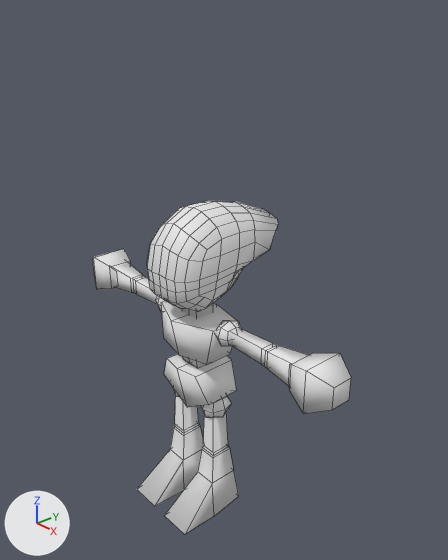
Before and after pictures for a commit that changed the Blender file Julio/BlenderModels/ROBOT.blend.
Both versions are drawn from a 50 mm camera at (4.39, -3.55, 3.54) aimed at (0.08, 0.28, 0.97). Lighting does not change. The marker at lower left points along +X, +Y and +Z. Mesh edges are drawn as thin lines.
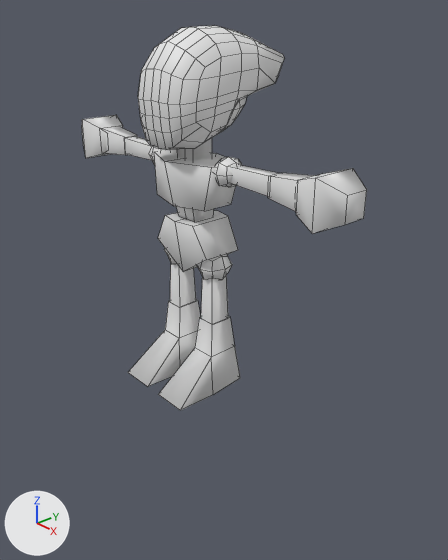
Pixel boxes (x1, y1, x2, y2) of what changed, in the pictures (448 x 560 px):
```json
{"object": "Leg", "change": "reshaped, moved, modifiers changed", "before": [137, 383, 239, 534], "after": [82, 26, 367, 410], "on screen": "178% wider, 153% taller"}
{"object": "Cube.001", "change": "deleted", "before": [147, 201, 278, 407]}
{"object": "Cube", "change": "deleted", "before": [93, 248, 351, 413]}
{"part": 1, "of": "me_cube_003", "change": "added", "after": [164, 249, 177, 264]}
{"part": 2, "of": "me_cube_003", "change": "added", "after": [214, 157, 242, 187]}
{"part": 3, "of": "me_cube_003", "change": "added", "after": [149, 146, 173, 165]}
{"part": 4, "of": "me_cube_003", "change": "built on", "before": [137, 394, 239, 534], "after": [82, 26, 367, 410]}
```

The change, as JSON lines over the scene's bpy script:
```json
{"block": "me_cube_003", "where": "# used by ob_leg; location = (0.0, 0.0, -1.62); scale = (0.649, 0.23, 0.649)"}
{"op": "remove", "block": "me_cube_003", "code": "me_cube_003.from_pydata(...)  # 52 vertices, 49 faces; spans x 0.11..0.71, y -2.62..0.9, z 0.05..2.26"}
{"op": "add", "block": "me_cube_003", "code": "me_cube_003.from_pydata(...)  # 445 vertices, 398 faces; spans x -2.81..2.81, y -2.62..3.8, z 0.06..5.24"}
{"block": "me_cube_003", "change": "me_cube_003 part 1: the loose piece of 26 vertices spanning x 0.14..0.63, y -0.74..0.74, z 1.78..2.26 is copied, and the copy is mirrored in x about the mesh origin; it spans x -0.63..-0.14, y -0.74..0.74, z 1.78..2.27"}
{"block": "me_cube_003", "change": "me_cube_003 part 2: the loose piece of 26 vertices spanning x 0.14..0.63, y -0.74..0.74, z 1.78..2.26 is copied, and the copy is scaled about its middle by (0.808, 0.846, 0.86), then moved by (0.34, -0.05, 1.44); it spans x 0.53..0.92, y -0.68..0.57, z 3.25..3.67"}
{"block": "me_cube_003", "change": "me_cube_003 part 3: the loose piece of 26 vertices spanning x 0.14..0.63, y -0.74..0.74, z 1.78..2.26 is copied, and the copy is scaled about its middle by (-0.808, 0.846, 0.86), then moved by (-1.11, -0.05, 1.44); it spans x -0.92..-0.53, y -0.68..0.57, z 3.25..3.67"}
{"block": "me_cube_003", "change": "me_cube_003 part 4: 4 vertices moved from x 0.26..0.52, y -0.45..0.48, z 1.18 to x 0.26..0.52, y -0.45..0.48, z 1.13; 18 vertices removed from x 0.11..0.71, y -2.62..0.9, z 0.05..1.14; 333 vertices added at x -2.81..2.81, y -2.62..3.8, z 0.06..5.24"}
{"op": "remove", "block": "ob_cube", "code": ["ob_cube = bpy.data.objects.new('Cube', me_cube_005)", "ob_cube.location = (0.0, 0.0, -2.88)", "_m = ob_cube.modifiers.new('Mirror', 'MIRROR')"]}
{"op": "remove", "block": "ob_cube_001", "code": ["ob_cube_001 = bpy.data.objects.new('Cube.001', me_cube_004)", "ob_cube_001.location = (0.0, 0.0, 1.31)", "ob_cube_001.scale = (0.527, 0.527, 0.527)"]}
{"op": "set", "path": "ob_leg.location", "old": "(0.0, 0.0, -1.62)", "new": "(0.0, 0.0, -0.04)"}
{"op": "remove", "block": "ob_leg", "code": "_m = ob_leg.modifiers.new('Mirror', 'MIRROR')"}
```
